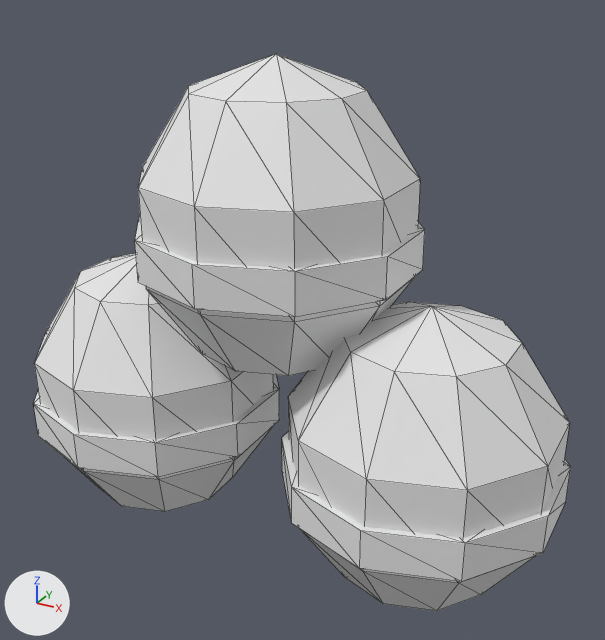
Two versions of the glTF model godot/assets/props/fogwright/Lobster_Pots.glb, one commit apart.
Both versions are drawn from a camera (50 mm lens) standing at (0.79, -1.339, 0.974) and looking at (0.044, 0.017, 0.296). The lights are fixed; the arrows at lower left show +X, +Y and +Z. The first picture is the older version. Mesh edges are drawn as thin lines. Vertices at exactly the same position are counted once.

The first picture shows 'Lobster_Pots'.
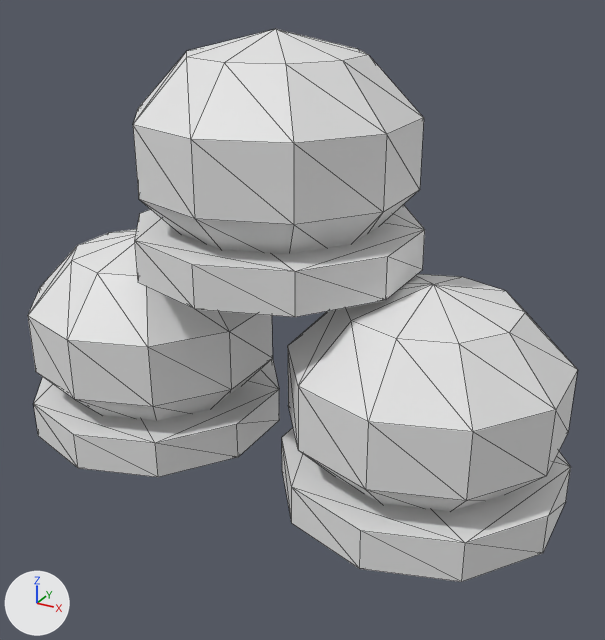
Scene script edits in JSON lines:
```json
{"block": "me_p", "where": "# used by ob_lobster_pots; location = (0.0, 0.0, 0.0)"}
{"op": "remove", "block": "me_p", "code": "me_p.from_pydata(...)  # 186 vertices, 348 faces; spans x -0.586..0.586, y -0.28..0.28, z -0.228..0.808"}
{"op": "add", "block": "me_p", "code": "me_p.from_pydata(...)  # 186 vertices, 348 faces; spans x -0.586..0.586, y -0.28..0.28, z 0.0..0.85"}
{"block": "me_p", "change": "me_p part 1: the loose piece of 42 vertices spanning x -0.573..-0.067, y -0.266..0.266, z -0.228..0.388 is scaled about its middle by (1, 1, 0.682), then moved by (0.0, 0.0, 0.14)"}
{"block": "me_p", "change": "me_p part 2: the loose piece of 42 vertices spanning x 0.067..0.573, y -0.266..0.266, z -0.228..0.388 is scaled about its middle by (1, 1, 0.682), then moved by (0.0, 0.0, 0.14)"}
{"block": "me_p", "change": "me_p part 3: the loose piece of 42 vertices spanning x -0.253..0.253, y -0.266..0.266, z 0.192..0.808 is scaled about its middle by (1, 1, 0.682), then moved by (0.0, 0.0, 0.14)"}
```

Where the change shows, as pixel boxes (x1, y1, x2, y2) in the pictures (605 x 640 px; the box of a moved part takes in the faces that stretch with it):
```json
{"object": "Lobster_Pots", "change": "reshaped", "before": [34, 54, 571, 611], "after": [28, 29, 577, 582]}
{"part": 1, "of": "me_p", "change": "moved or reshaped", "before": [34, 253, 273, 511], "after": [28, 229, 273, 421]}
{"part": 2, "of": "me_p", "change": "moved or reshaped", "before": [288, 302, 570, 611], "after": [288, 274, 577, 512]}
{"part": 3, "of": "me_p", "change": "moved or reshaped", "before": [138, 54, 420, 376], "after": [133, 29, 424, 254]}
```
